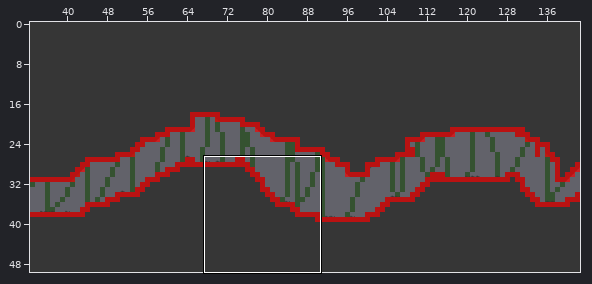
Tiled map: MyGame/Game/maps/TiledMap_2.tmx. The first picture is a wide view before the edit; the outline marks the close-up.
Close-up. The starting point:
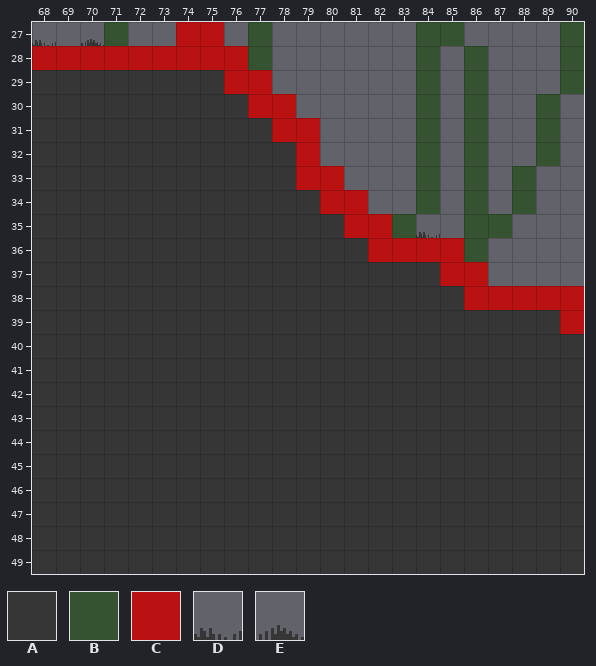
Cells are 16x16 px. Shown: x 68..90, y 27..49. The commit also changed other parts of the map, which this record leaves out.
Key: from "1a Capa": A 0, B 4, C 5, D 50, E 51.
_ is an empty cell, # one hidden under a higher layer.
Layer "2nd Layer" before, first column x 72:
27 ___#_B______BB_
28 #__#_B______B_B
29 #__#_#______B_B
30 #__#_#______B_B
31 _#_#_#______B_B
32 __##_#______B_B
33 ___#__#_____B_B
34 ______#_____B_B
35 ______#____B__B
36 ______#____#__B
37 ______#____#__#
38 ______#____#___
39 ______#___#____
40 ______#___#____
41 ______#___#____
42 ______#__#_____
43 _______#_#_____
44 _______##______
45 _______##______
46 _______________
47 _______________
48 _______________
Layer "1st Layer" before, first column x 69:
27 _E___AA____________
28 AAAAAAAA___________
29 AAAAAAAAA__________
30 AAAAAAAAAA_________
31 AAAAAAAAAAA________
32 AAAAAAAAAAA________
33 AAAAAAAAAAAA_______
34 AAAAAAAAAAAAA______
35 AAAAAAAAAAAAAA_D___
36 AAAAAAAAAAAAAAAAA__
37 AAAAAAAAAAAAAAAAAA_
38 AAAAAAAAAAAAAAAAAAA
39 AAAAAAAAAAAAAAAAAAA
40 AAAAAAAAAAAAAAAAAAA
41 AAAAAAAAAAAAAAAAAAA
42 AAAAAAAAAAAAAAAAAAA
43 AAAAAAAAAAAAAAAAAAA
44 AAAAAAAAAAAAAAAAAAA
45 AAAAAAAAAAAAAAAAAAA
46 AAAAAAAAAAAAAAAAAAA
47 AAAAAAAAAAAAAAAAAAA
48 AAAAAAAAAAAAAAAAAAA
49 AAAAAAAAAAAAAAAAAAA
Layer "Collision" before, first column x 68:
27 ______CC_____________
28 CCCCCCCCC____________
29 ________CC___________
30 _________CC__________
31 __________CC_________
32 ___________C_________
33 ___________CC________
34 ____________CC_______
35 _____________CC______
36 ______________CCCC___
37 _________________CC__
38 __________________CCC
39 _____________________
40 _____________________
41 _____________________
42 _____________________
43 _____________________
44 _____________________
45 _____________________
46 _____________________
47 _____________________
48 _____________________
49 _____________________
New version:
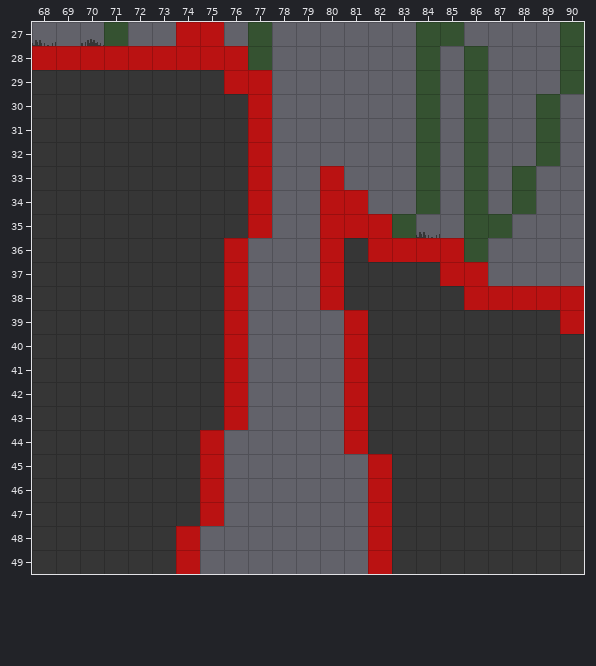
See-through tiles are keyed as they look on the map.
Change:
Changed rows in their new state; . is an unchanged cell.
Layer "2nd Layer":
first column x 78:
33 _..
34 _..
35 _..
36 _..
37 _..
38 _..
39 _..
40 _..
41 _..
42 _..
43 ._.
44 .__
45 .__
Layer "1st Layer":
first column x 75:
30 ..._...
31 ...__..
32 ...__..
33 ...__..
34 ...__..
35 ...__..
36 ..___..
37 ..___..
38 ..___..
39 ..____.
40 ..____.
41 ..____.
42 ..____.
43 ..____.
44 ._____.
45 .______
46 .______
47 .______
48 _______
49 _______
Layer "Collision":
first column x 74:
30 ...._....
31 ...C__...
32 ...C._...
33 ...C._...
34 ...C.....
35 ...C..C..
36 ..C...C..
37 ..C...C..
38 ..C...C..
39 ..C....C.
40 ..C....C.
41 ..C....C.
42 ..C....C.
43 ..C....C.
44 .C.....C.
45 .C......C
46 .C......C
47 .C......C
48 C.......C
49 C.......C
Pixel boxes of the changes (left, top, right, bottom) in both close-ups:
changed: (176, 94, 392, 574)
